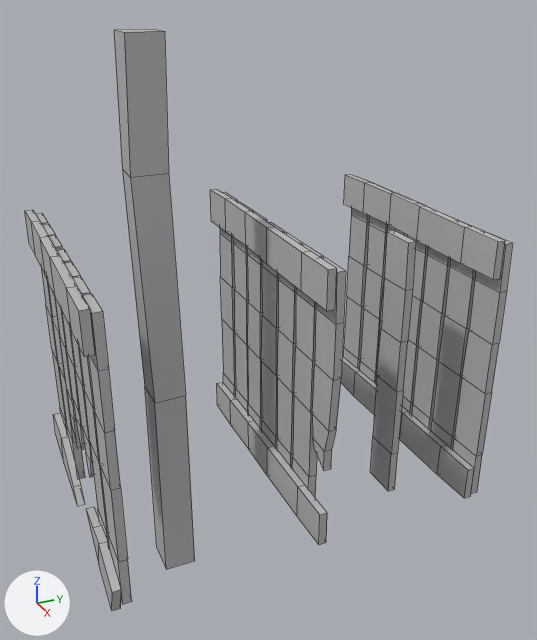
One commit to the FBX model BearPrototypes/Assets/Objects/Wooden_Wall_01.fbx: the scene before it, then after it.
Before and after are seen from a 50 mm camera at (15.49, -7.06, 9.26) aimed at (0.15, -0.16, 1.6). Every picture has the same lights, and +X, +Y and +Z are marked at lower left. Mesh edges are drawn as thin lines. Where no turn or scale is listed for an object, it has been applied to the vertices.

Objects in the first picture: 'WoodenBeam', 'WoodenPanel', 'WoodenPlank', 'WoodenPlank1', 'WoodenPlank_Broken'.
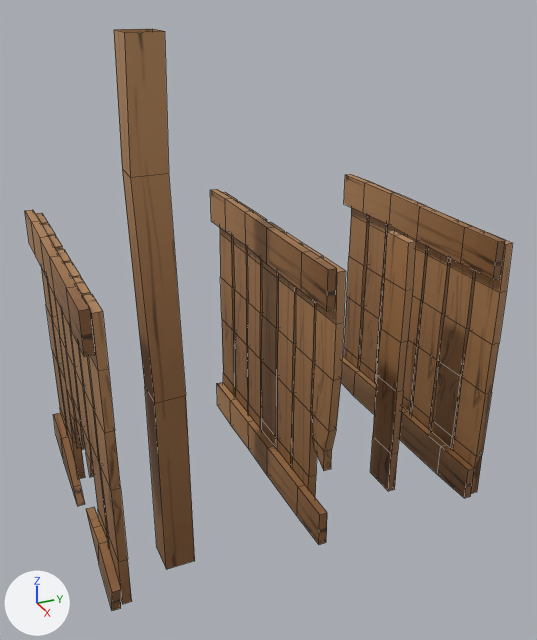
Location of each change, (x1, y1, x2, y2) in pixels of the pictures (537 x 640 px):
'WoodenPlank1', recoloured, surface changed (grey to brown): (341, 174, 513, 498) in both
'WoodenPanel', recoloured, surface changed (grey to brown): (210, 189, 346, 545) in both
'WoodenPlank_Broken', recoloured, surface changed (grey to brown): (25, 210, 132, 611) in both
'WoodenPlank', recoloured (grey to brown): (370, 230, 416, 491) in both
part 4 of me_mesh_003, deleted: before (117, 29, 162, 32)
part 5 of me_mesh_003, recoloured (grey to brown): (114, 30, 195, 569) in both

Patch to the scene script:
```diff
--- a/BearPrototypes/Assets/Objects/Wooden_Wall_01.fbx.py
+++ b/BearPrototypes/Assets/Objects/Wooden_Wall_01.fbx.py
@@ img_misc_png @@
+img_misc_png = load_image('Misc.png', '../../../GameModels/Misc.png', 1080, 1080, 'sRGB')
@@ mat_misc @@
+mat_misc = principled_material('Misc')
+mat_misc.texture = img_misc_png  # with its transparency
@@ me_mesh_001 @@
 me_mesh_001.from_pydata(...)  # 24 vertices, 22 faces; spans x 1.52..2.45, y 0.0..0.2, z -3.39..3.39
-me_mesh_001.materials.append(mat_lambert1)  # grey #bcbcbc
+me_mesh_001.materials.append(mat_misc)  # picture img_misc_png
@@ me_mesh_004 @@
 me_mesh_004.from_pydata(...)  # 216 vertices, 187 faces; spans x -3.42..3.48, y -0.2..0.2, z -3.71..3.49
 # used by ob_woodenplank_broken; location = (-0.04, -5.0, 0.57)
-me_mesh_004.materials.append(mat_lambert1)  # grey #bcbcbc
+# me_mesh_004 part 1: texture (UV) coordinates of 187 of 187 faces, centred in x -3.41..3.41, y -0.2..0.2, z -3.51..3.49, changed; they spanned u 0.55..0.99, v 0.01..0.59 and now span u 0.37..0.65, v 0.0..0.44
+me_mesh_004.materials.append(mat_misc)  # picture img_misc_png
@@ me_mesh_002 @@
 me_mesh_002.from_pydata(...)  # 216 vertices, 188 faces; spans x -3.41..3.41, y -0.2..0.2, z -3.49..3.49
 # used by ob_woodenplank1; location = (-0.04, 4.13, 0.57)
-me_mesh_002.materials.append(mat_lambert1)  # grey #bcbcbc
+# me_mesh_002 part 3: texture (UV) coordinates of 188 of 188 faces, centred in x -3.41..3.41, y -0.2..0.2, z -3.49..3.49, changed; they spanned u 0.55..0.99, v 0.01..0.59 and now span u 0.37..0.65, v 0.0..0.44
+me_mesh_002.materials.append(mat_misc)  # picture img_misc_png
@@ me_mesh_003 @@
 # used by ob_woodenbeam; location = (0.0, -2.95, 1.68)
 # verts and faces of me_mesh_003; kept vertices keep their numbers, new ones are numbered from 16
 # before: 2 (-0.43, -0.37, 6.68) at pixel (113, 29), 3 (0.43, -0.37, 6.68) at pixel (124, 32), 4 (-0.43, 0.43, 6.68) at pixel (152, 28), 5 (0.43, 0.43, 6.68) at pixel (164, 31)
-me_mesh_003.from_pydata(...)  # 16 vertices, 14 faces; spans x -0.57..0.43, y -0.46..0.52, z -6.68..6.68
+me_mesh_003.from_pydata(...)  # 16 vertices, 12 faces; spans x -0.57..0.43, y -0.46..0.52, z -6.68..6.68
+# me_mesh_003 part 4
+delete_faces([(2, 3, 5, 4)])
+# me_mesh_003 part 5: 12 faces spanning x -0.57..0.43, y -0.46..0.52, z -6.68..6.68 switch from mat_lambert1 (grey #bcbcbc) to mat_misc (picture img_misc_png)
@@ me_mesh @@
 me_mesh.from_pydata(...)  # 216 vertices, 188 faces; spans x -3.41..3.41, y -0.2..0.2, z -3.49..3.49
 # used by ob_woodenpanel; location = (-0.04, -0.1, 0.57)
-me_mesh.materials.append(mat_lambert1)  # grey #bcbcbc
+# me_mesh part 2: texture (UV) coordinates of 188 of 188 faces, centred in x -3.41..3.41, y -0.2..0.2, z -3.49..3.49, changed; they spanned u 0.55..0.99, v 0.01..0.59 and now span u 0.37..0.65, v 0.0..0.44
+me_mesh.materials.append(mat_misc)  # picture img_misc_png
```
